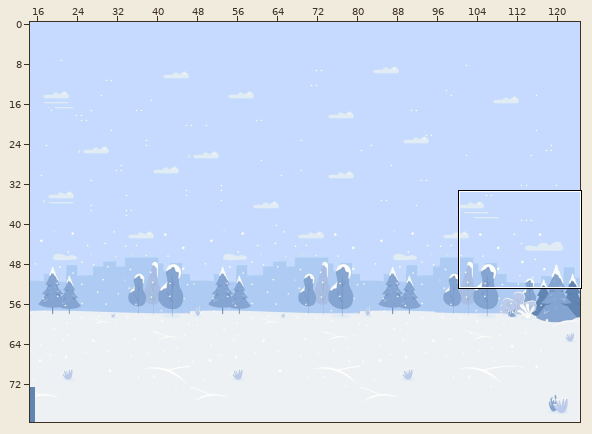
Tiled map, stored at core/assets/Snow/snow.tmx. Above: a wide view before the commit, with the close-up outlined.
Close-up. As it was:
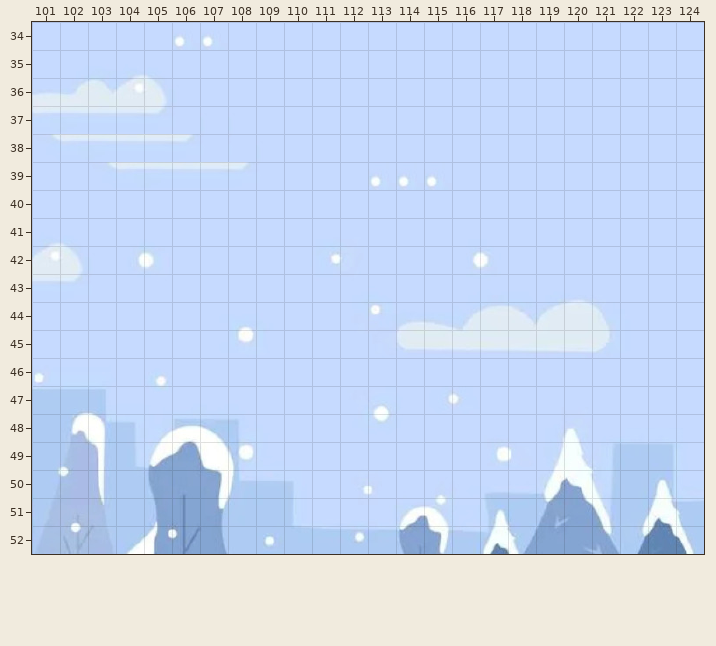
Cells are 32x32 px. Shown: x 101..124, y 34..52. The commit also changed other parts of the map, which this record leaves out.
The same view after the edit:
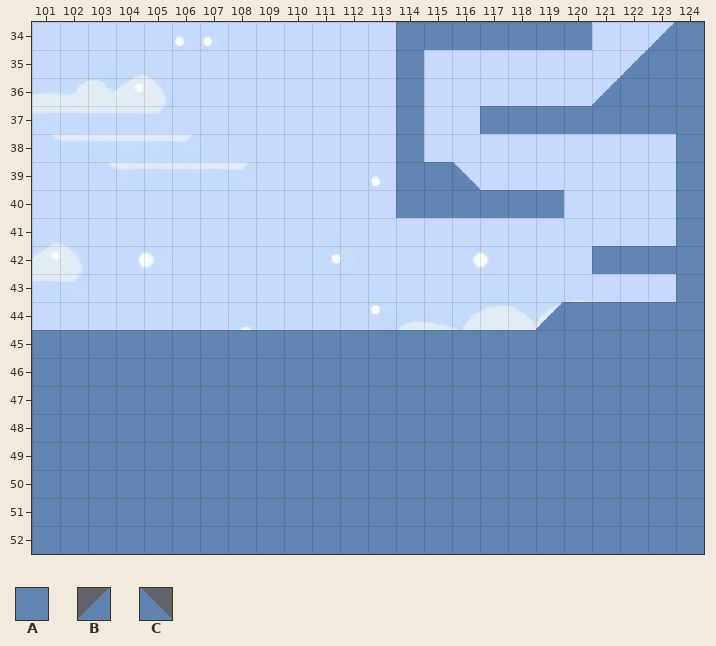
Key: from "snow22000": A 1177; from "snow_corner1": B 0, C 0 flipped left-right.
_ is an empty cell, . an unchanged one.
The exact change:
--- layer "platforms"
@@ x 101..124 @@
-34 ............._______..__
-35 ............._.......___
-36 ............._......____
-37 ............._..________
-38 ............._........._
-39 .............___......._
-40 .............______...._
-41 ......................._
-42 ....................____
-43 ......................._
-44 ..................______
-45 ________________________
-46 ________________________
-47 ________________________
-48 ________________________
-49 ________________________
-50 ________________________
-51 ________________________
-52 ________________________
+34 .............AAAAAAA..BA
+35 .............A.......BAA
+36 .............A......BAAA
+37 .............A..AAAAAAAA
+38 .............A.........A
+39 .............AAC.......A
+40 .............AAAAAA....A
+41 .......................A
+42 ....................AAAA
+43 .......................A
+44 ..................BAAAAA
+45 AAAAAAAAAAAAAAAAAAAAAAAA
+46 AAAAAAAAAAAAAAAAAAAAAAAA
+47 AAAAAAAAAAAAAAAAAAAAAAAA
+48 AAAAAAAAAAAAAAAAAAAAAAAA
+49 AAAAAAAAAAAAAAAAAAAAAAAA
+50 AAAAAAAAAAAAAAAAAAAAAAAA
+51 AAAAAAAAAAAAAAAAAAAAAAAA
+52 AAAAAAAAAAAAAAAAAAAAAAAA
Pixel boxes of the changes (left, top, right, bottom) in both close-ups:
added: (32, 22, 704, 554)
